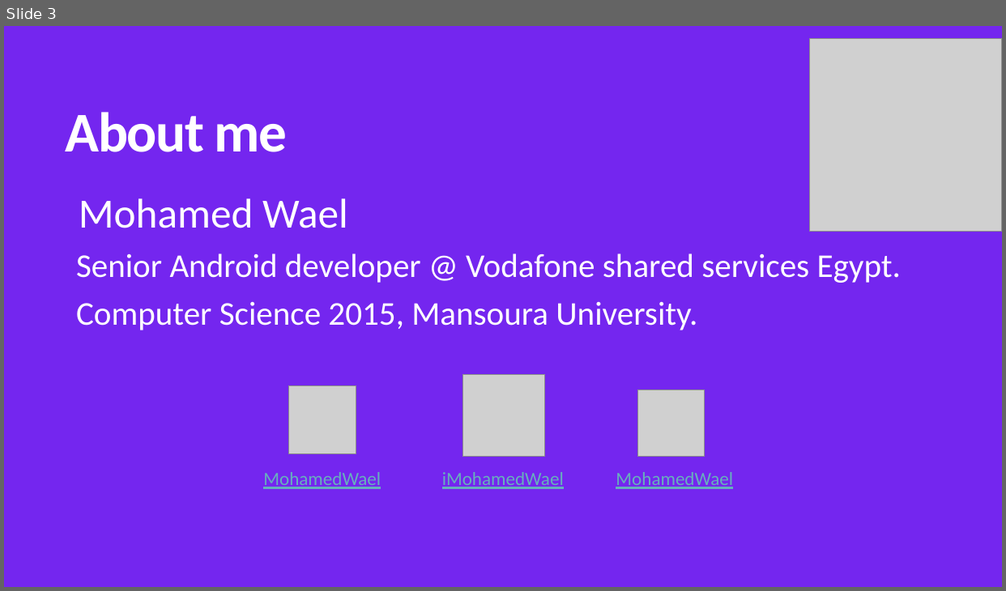
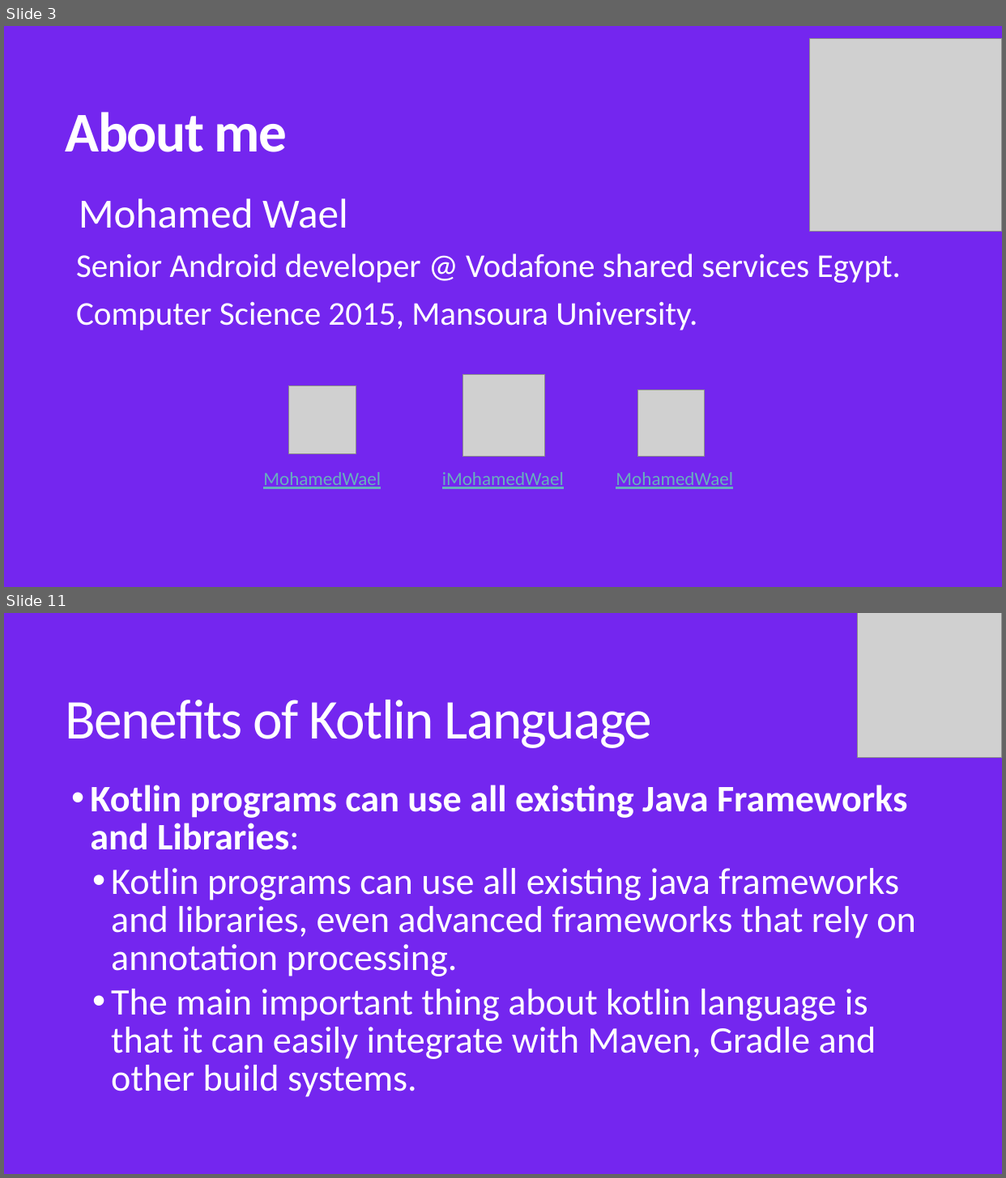
Before and after one commit to MohamedWael/Kotlin-crash-course, a slide deck: kotlin_intro.pptx. Shown one above the other, each under a label of ours: slide 3 before the commit, slides 3 and 11 after it; the slides between them are not shown. The pictures are 1006x591 and 1006x1178 pixels, drawn with LibreOffice and Linux fonts; fonts in the diff are those of the drawing; grey boxes stand for pictures. Boxes give left, top, right and bottom in pixels: in the first picture for what was removed or moved away, otherwise in the second. Text is boxed around its words. In the diff, an @@ line names an element or a change of style, - is before the commit and + after.

```diff
--- a/kotlin_intro.pptx
+++ b/kotlin_intro.pptx
@@ slide 11 added at bbox=[4, 613, 1002, 1174], background #7426EF @@
@@ picture added at bbox=[858, 613, 1002, 757] @@
@@ title added at bbox=[66, 700, 653, 748], 54 pt, text #FFFFFF @@
+Benefits of Kotlin Language
@@ text added at bbox=[90, 785, 916, 1097], 36 pt, text #FFFFFF @@
+• Kotlin programs can use all existing Java Frameworks and Libraries:
+  • Kotlin programs can use all existing java frameworks and libraries, even advanced frameworks that rely on annotation processing.
+  • The main important thing about kotlin language is that it can easily integrate with Maven, Gradle and other build systems.
```
Also in this commit, not shown: 2 slides changed, 17 other slides added, 1 slide removed, 4 other files.
